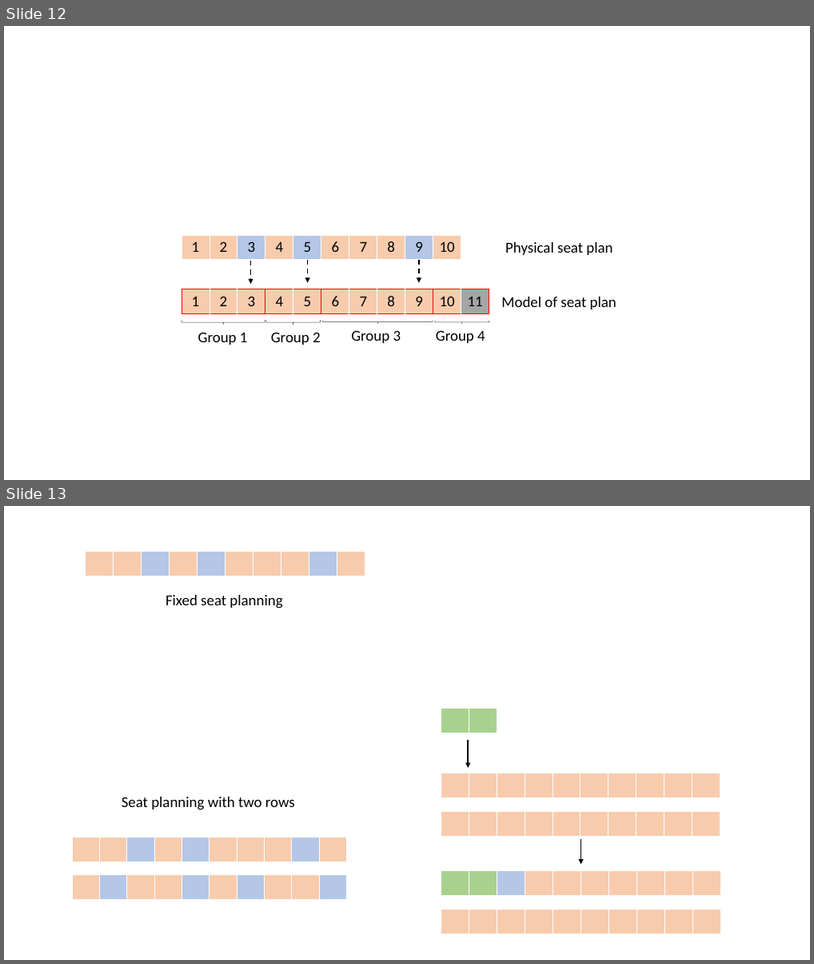
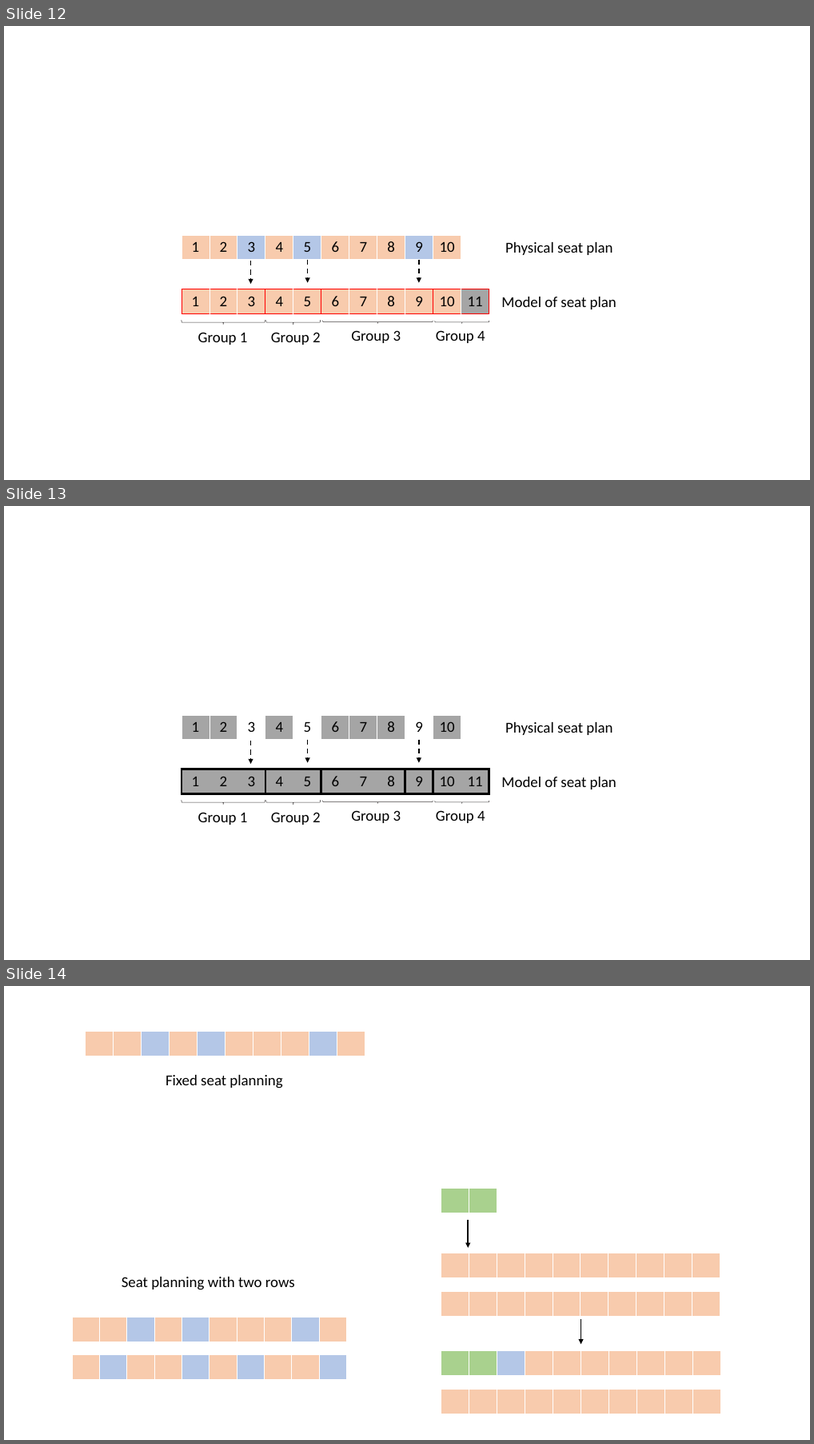
Before and after one commit to Dis-count/HKUST_TOPIC, a slide deck: test.pptx. Shown one above the other, each under a label of ours: slides 12 and 13 before the commit, slides 12, 13 and 14 after it. The pictures are 814x964 and 814x1444 pixels, drawn with LibreOffice and Linux fonts; fonts in the diff are those of the drawing. Boxes give left, top, right and bottom in pixels: in the first picture for what was removed or moved away, otherwise in the second. Text is boxed around its words. In the diff, an @@ line names an element or a change of style, - is before the commit and + after.

```diff
--- a/test.pptx
+++ b/test.pptx
@@ slide 13 added at [4, 506, 810, 960], background #FFFFFF @@
@@ table added at [182, 715, 460, 740], 1 rows, 10 columns @@
+1 | 2 | 3 | 4 | 5 | 6 | 7 | 8 | 9 | 10
@@ arrow added from (251, 740) to (251, 764), #000000 1.5 pt dashed @@
@@ arrow added from (308, 740) to (308, 763), #000000 1.5 pt dashed @@
@@ arrow added from (419, 740) to (419, 763), #000000 1.5 pt dashed @@
@@ text added at [506, 722, 613, 735], 18 pt, text #000000 @@
+Physical seat plan
@@ table added at [182, 769, 488, 794], 1 rows, 11 columns @@
+1 | 2 | 3 | 4 | 5 | 6 | 7 | 8 | 9 | 10 | 11
@@ text added at [502, 776, 617, 789], 18 pt, text #000000 @@
+Model of seat plan
@@ left brace added at [182, 800, 266, 804], outline #3B3838 0.5 pt @@
@@ text added at [198, 812, 248, 824], 18 pt, text #000000 @@
+Group 1
@@ left brace added at [266, 800, 320, 805], outline #3B3838 0.5 pt @@
@@ text added at [271, 812, 321, 824], 18 pt, text #000000 @@
+Group 2
@@ left brace added at [323, 800, 434, 804], outline #3B3838 0.5 pt @@
@@ text added at [351, 810, 402, 823], 18 pt, text #000000 @@
+Group 3
@@ left brace added at [435, 800, 490, 804], outline #3B3838 0.5 pt @@
@@ text added at [436, 810, 486, 823], 18 pt, text #000000 @@
+Group 4
@@ what was slide 13 is now slide 14 @@
```
Also in this commit, not shown: 1 slide changed, 34 other files.
